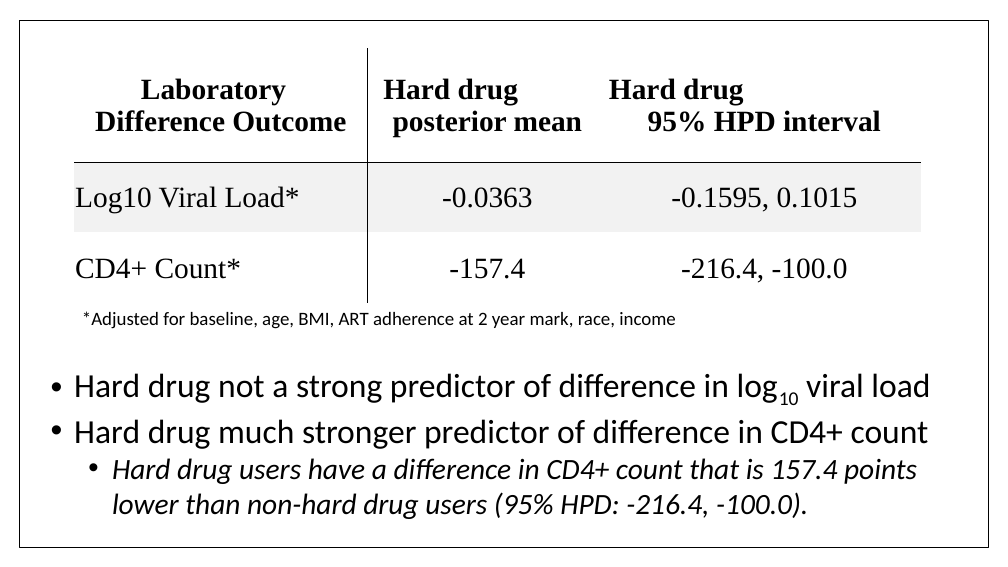
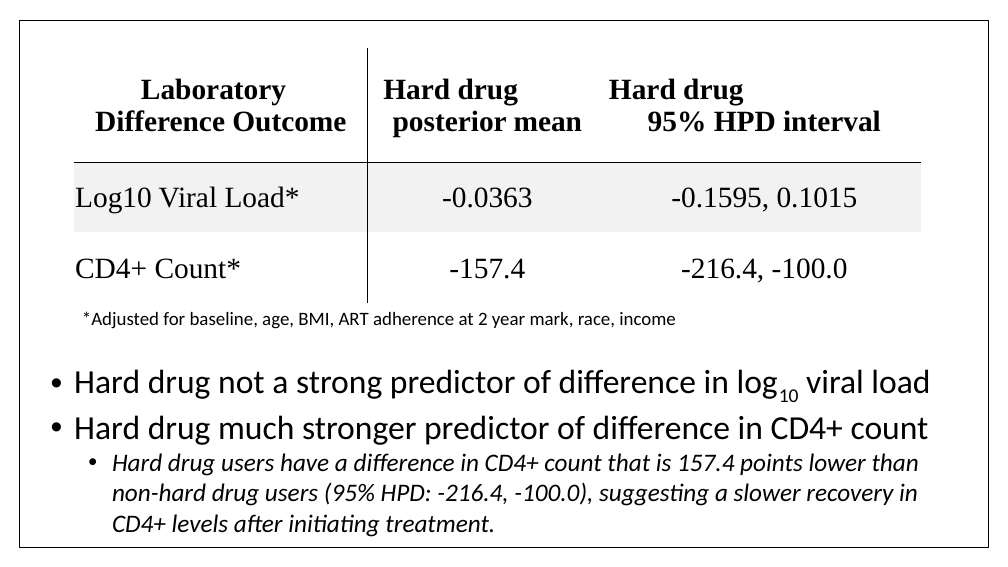
Before and after one commit to johnsra3/bios6623-johnsra3, a slide deck: slide 6 of Project1/Reports/Project 1 Final Presentation.pptx. Drawn at 1008x567 pixels with LibreOffice and Linux fonts; fonts in the diff are those of the drawing. Boxes give left, top, right and bottom in pixels: in the first picture for what was removed or moved away, otherwise in the second. Text is boxed around its words. In the diff, an @@ line names an element or a change of style, - is before the commit and + after.

```diff
--- a/Project1/Reports/Project 1 Final Presentation.pptx
+++ b/Project1/Reports/Project 1 Final Presentation.pptx
@@ text at <box>112,453,919,537</box>: text changed; size 28 to 24 pt @@
-  • Hard drug users have a difference in CD4+ count that is 157.4 points lower than non-hard drug users (95% HPD: -216.4, -100.0).
+  • Hard drug users have a difference in CD4+ count that is 157.4 points lower than non-hard drug users (95% HPD: -216.4, -100.0), suggesting a slower recovery in CD4+ levels after initiating treatment.
```
Also in this commit, not shown: 5 other slides changed, 1 other file.
